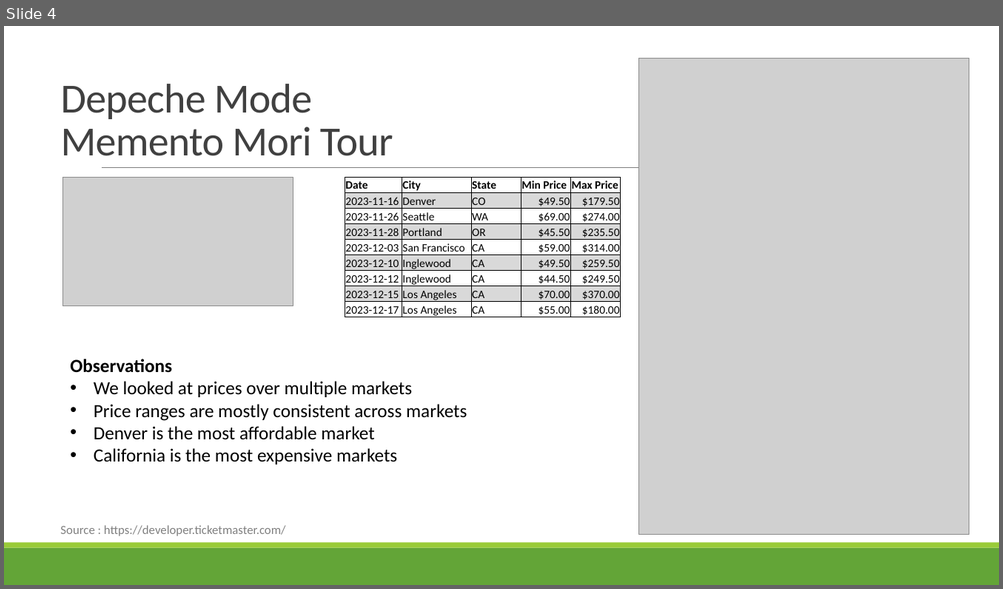
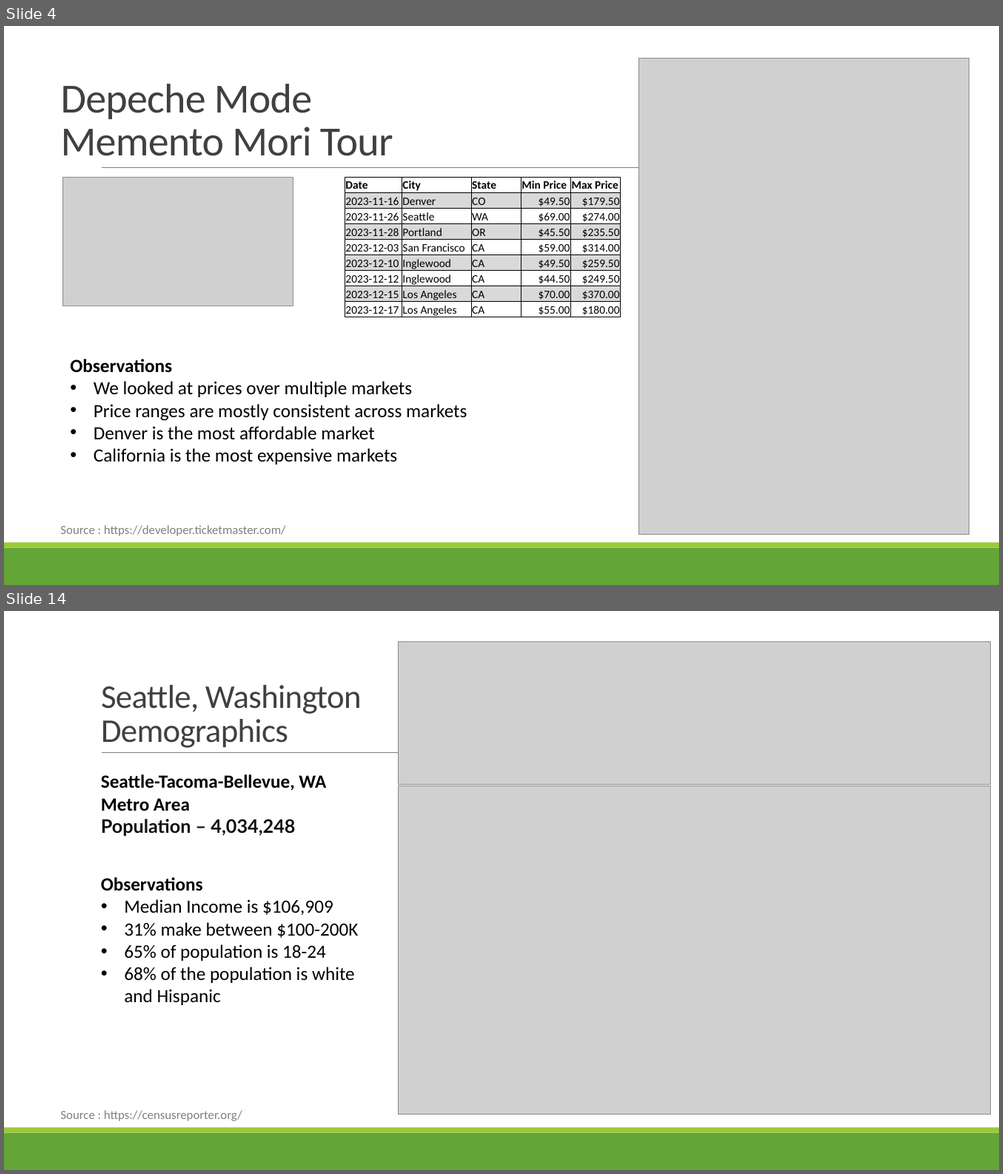
Before and after one commit to jodylarson310/module7-project, a slide deck: Support_Live_Music_Project1_Group4.pptx. Shown one above the other, each under a label of ours: slide 4 before the commit, slides 4 and 14 after it; the slides between them are not shown. The pictures are 1003x589 and 1003x1174 pixels, drawn with LibreOffice and Linux fonts; fonts in the diff are those of the drawing; grey boxes stand for pictures. Boxes give left, top, right and bottom in pixels: in the first picture for what was removed or moved away, otherwise in the second. Text is boxed around its words. In the diff, an @@ line names an element or a change of style, - is before the commit and + after.

```diff
--- a/Support_Live_Music_Project1_Group4.pptx
+++ b/Support_Live_Music_Project1_Group4.pptx
@@ slide 14 added at bbox=[4, 611, 999, 1170], background #FFFFFF; not listed: 3 template elements that a slide beside it also shows @@
@@ picture added at bbox=[398, 641, 990, 785] @@
@@ title added at bbox=[101, 685, 361, 748], 32 pt, text #404040 @@
+Seattle, Washington
+Demographics
@@ text added at bbox=[101, 775, 326, 837], 18 pt, text #000000, bold @@
+Seattle-Tacoma-Bellevue, WA
+Metro Area
+Population – 4,034,248
@@ picture added at bbox=[398, 786, 990, 1116] @@
@@ text added at bbox=[101, 877, 358, 1005], 18 pt, text #000000 @@
+Observations
+• Median Income is $106,909
+• 31% make between $100-200K
+• 65% of population is 18-24
+• 68% of the population is white and Hispanic
@@ text added at bbox=[60, 1111, 242, 1122], 12 pt, text #808080 @@
+Source : https://censusreporter.org/
```
Also in this commit, not shown: 8 slides changed, 7 other slides added.
